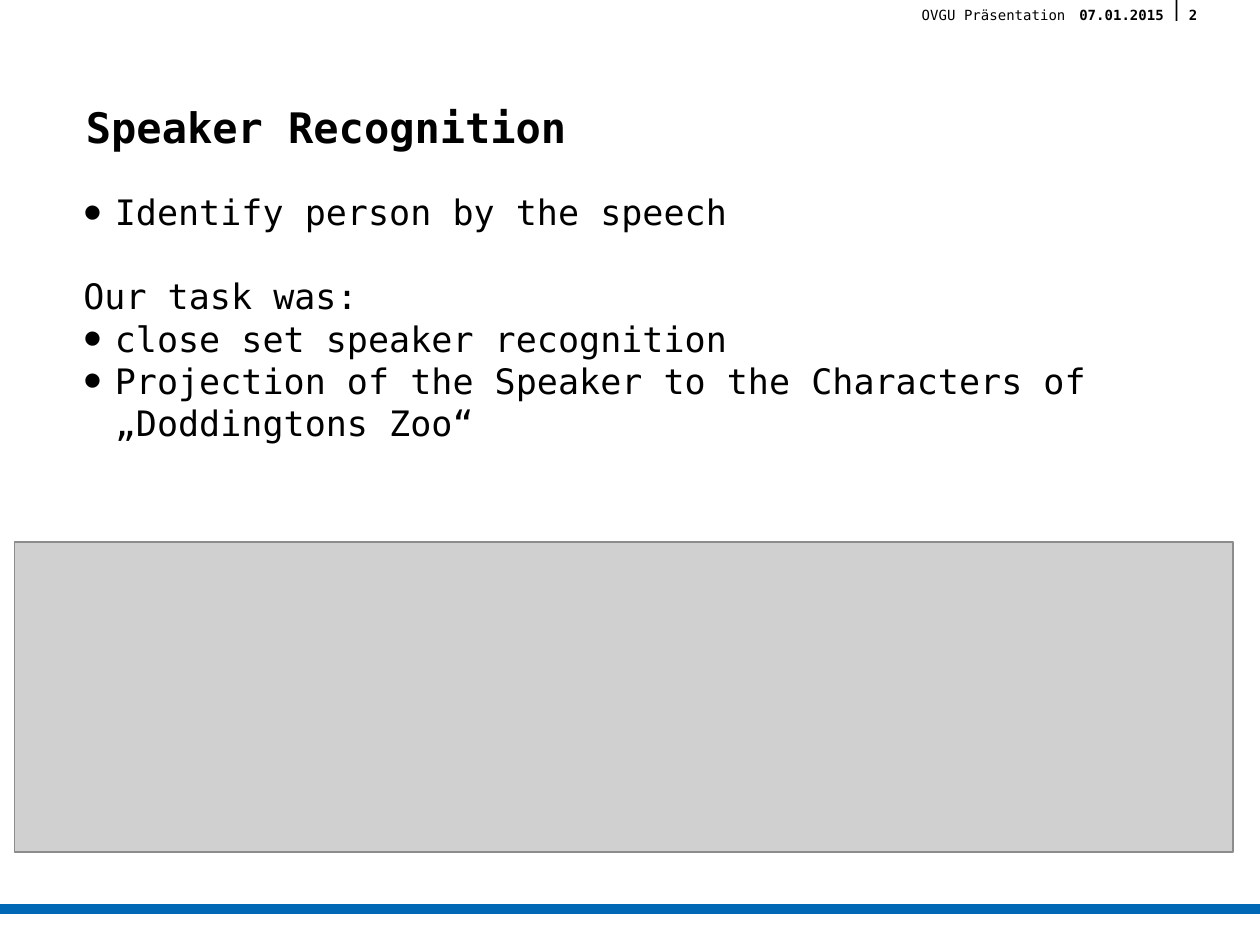
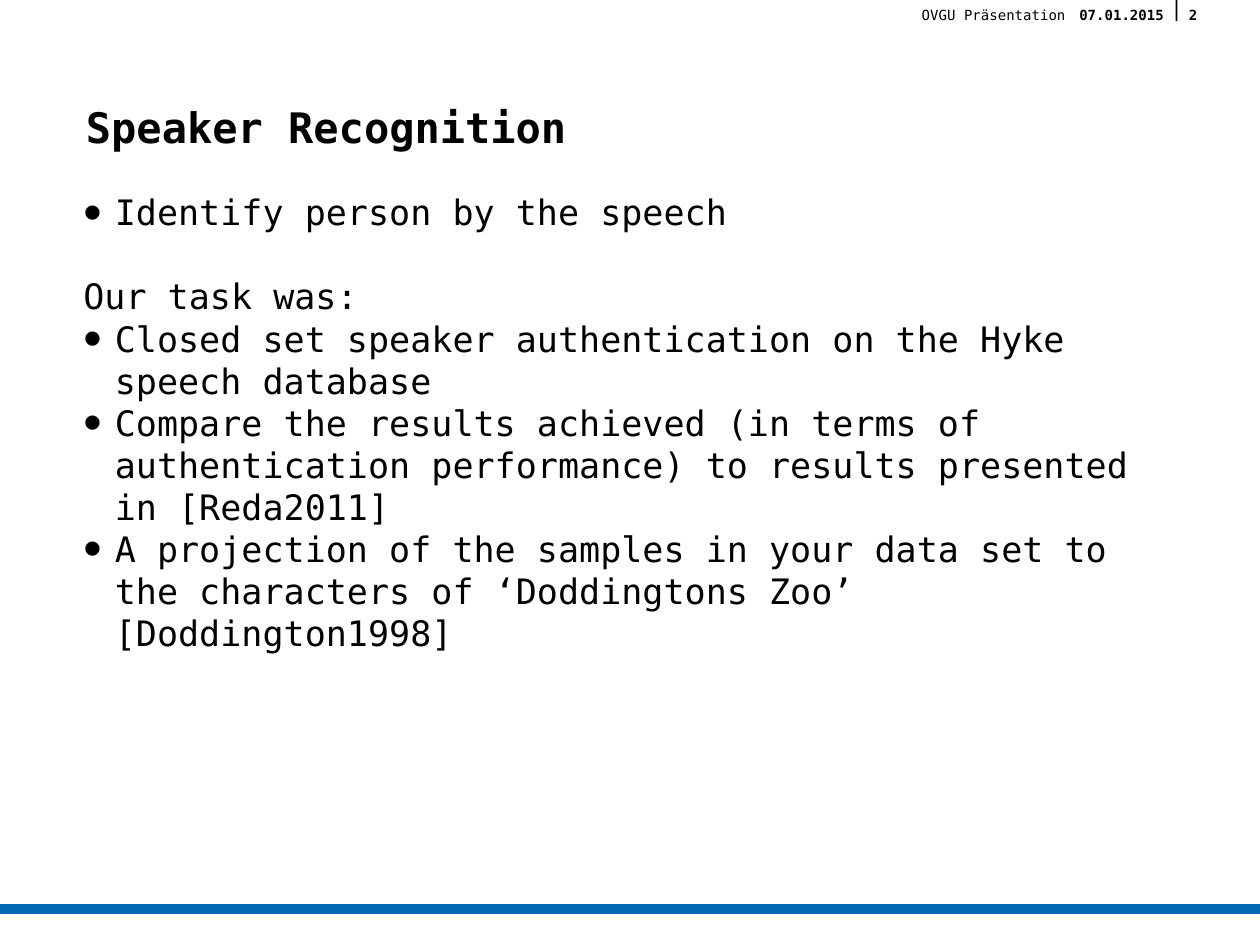
Before and after one commit to querquer/biosec, a slide deck: slide 2 of presentation/Präsentation1.pptx. Drawn at 1260x945 pixels with LibreOffice and Linux fonts; fonts in the diff are those of the drawing; grey boxes stand for pictures; background and template pictures are left out. Boxes give left, top, right and bottom in pixels: in the first picture for what was removed or moved away, otherwise in the second. Text is boxed around its words. In the diff, an @@ line names an element or a change of style, - is before the commit and + after.

```diff
--- a/presentation/Präsentation1.pptx
+++ b/presentation/Präsentation1.pptx
@@ text at bbox=[115, 325, 1128, 654]: text changed @@
-        • close set speaker recognition
-        • Projection of the Speaker to the Characters of „Doddingtons Zoo“
+• Closed set speaker authentication on the Hyke speech database
+• Compare the results achieved (in terms of authentication performance) to results presented in [Reda2011]
+• A projection of the samples in your data set to the characters of ‘Doddingtons Zoo’ [Doddington1998]
@@ picture removed at bbox=[15, 542, 1234, 852] @@
```
Also in this commit, not shown: 3 other slides changed, 3 slides added, 1 other file.
